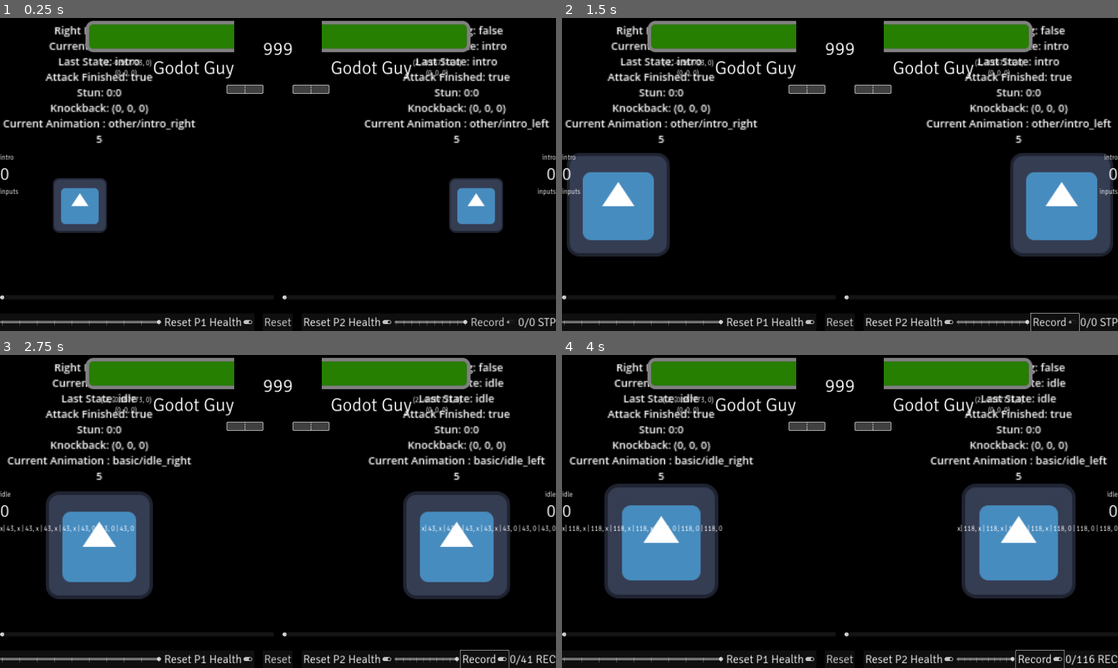
Above: before the commit, frames 1-4 (two rows, left to right).
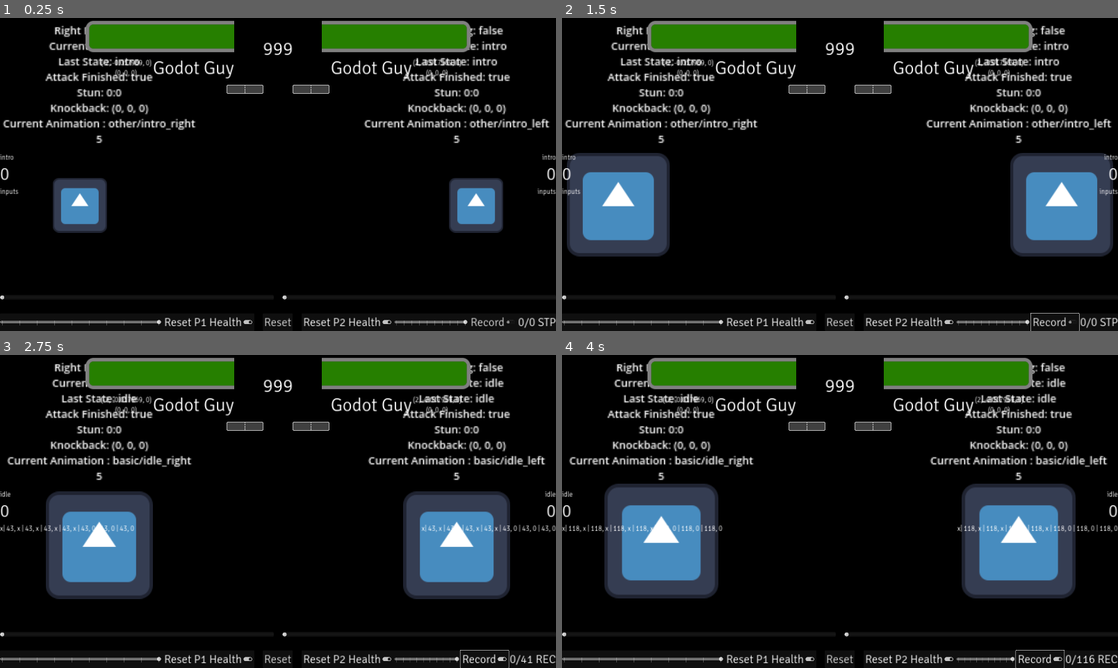
Above: after the commit, the same moments.

Repository: SHyguymoll/FightingGameEngineExampleCharacter
Game: Godot game, scene res://Test Character/TestCharacter.tscn
Same seed, same stepped clock (60 frames per second), same inputs: the game is played once before the commit and once after it. The engine's default icon, where the game draws it, is replaced by a stand-in: a white triangle on a blue panel in a dark square. Sound files missing from this copy of the repository are replaced by a short silence.
Inputs:
- Up to frame 1 (0.25 s): no input
- Up to frame 2 (1.5 s): click "Record" at 0.5 s; click "Record" at 1.25 s
- Up to frame 3 (2.75 s): click "Record" at 2 s
- Up to frame 4 (4 s): tap I (training_replay) at 2.85, 3.6 s

The runs differ from the first frame. In frame 1, less than 0.1% of the frame differs, in the area x 21-82%, y 13-16%; in frame 2, less than 0.1%; in frame 3, less than 0.1%; in frame 4, less than 0.1%.

Commit message:
simplified BlankStage ground collision

Diff:
--- a/Test Character/BlankStage.tscn
+++ b/Test Character/BlankStage.tscn
@@ -7,10 +7,9 @@
 
 [sub_resource type="BoxMesh" id="1"]
 material = SubResource("StandardMaterial3D_ssh77")
-size = Vector3(13, 0.4, 1)
+size = Vector3(13, 1.335, 1)
 
-[sub_resource type="BoxShape3D" id="2"]
-size = Vector3(10, 8.68921, 1)
+[sub_resource type="WorldBoundaryShape3D" id="WorldBoundaryShape3D_qkql2"]
 
 [sub_resource type="StandardMaterial3D" id="StandardMaterial3D_skvje"]
 albedo_color = Color(1, 0.603922, 1, 1)
@@ -24,17 +23,15 @@
 size = Vector3(1.569, 95, 1)
 
 [node name="Ground" type="StaticBody3D"]
-transform = Transform3D(1, 0, 0, 0, 1, 0, 0, 0, 1, 0, -0.25, 0)
 collision_mask = 0
 script = ExtResource("1_25b8i")
 
 [node name="MeshInstance3D" type="MeshInstance3D" parent="."]
-transform = Transform3D(1.25, 0, 0, 0, 1, 0, 0, 0, 1, 0, 0, 0)
+transform = Transform3D(1.25, 0, 0, 0, 1, 0, 0, 0, 1, 0, -0.667, 0)
 mesh = SubResource("1")
 
 [node name="CollisionShape3D" type="CollisionShape3D" parent="."]
-transform = Transform3D(1, 0, 0, 0, 1, 0, 0, 0, 1, 0, -4.2446, 0)
-shape = SubResource("2")
+shape = SubResource("WorldBoundaryShape3D_qkql2")
 
 [node name="MeshInstance2" type="MeshInstance3D" parent="."]
 transform = Transform3D(1, 0, 0, 0, 1, 0, 0, 0, 1, 0, 1, -0.635832)
